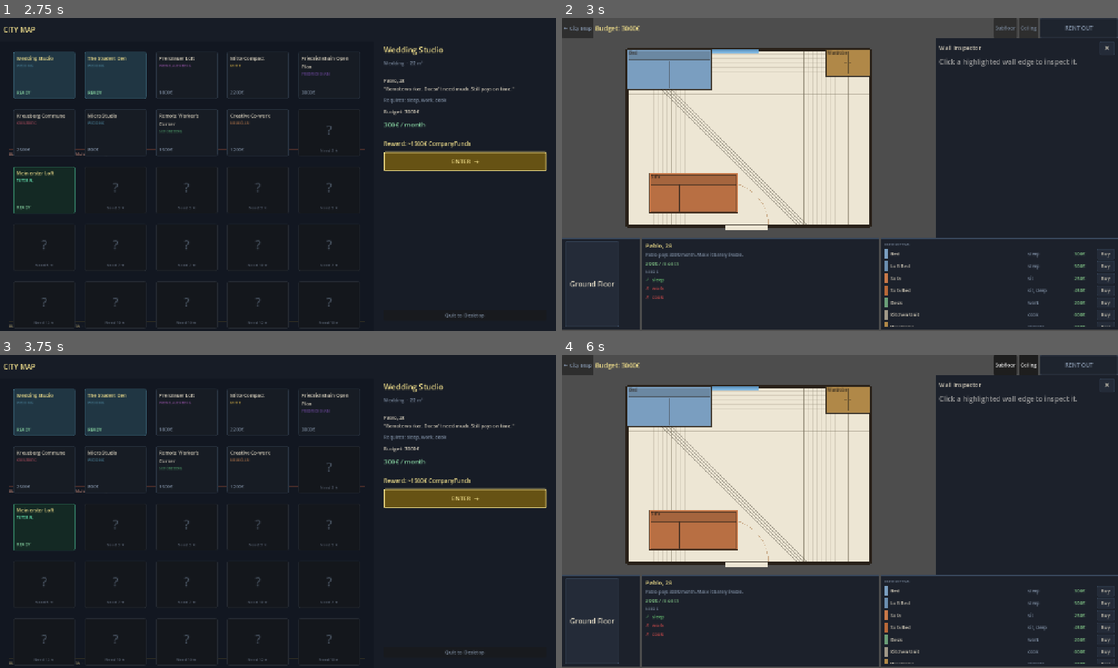
Above: before the commit, frames 1-4 (two rows, left to right).
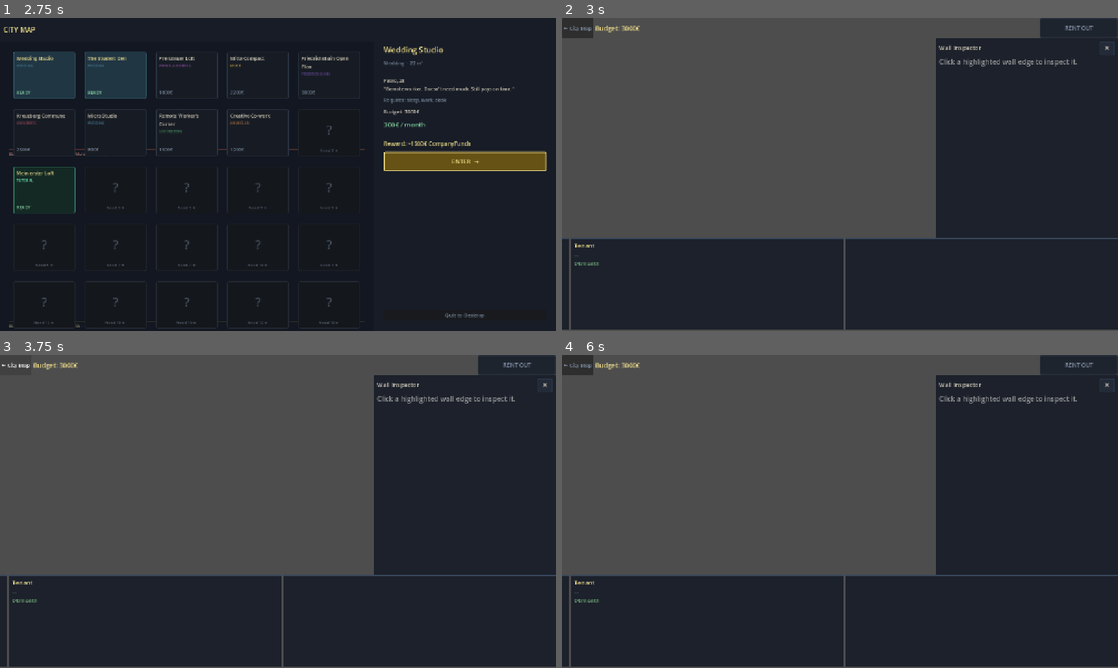
Above: after the commit, the same moments.

Repository: Bobovino/MakeItFit
Game: Godot game, scene res://scenes/CityMap.tscn
Same seed, same stepped clock (60 frames per second), same inputs: the game is played once before the commit and once after it.
Inputs (mouse positions are in pixels of both pictures, inside the frame that each line leads up to):
- Up to frame 1 (2.75 s): click "★ Replay" at 0.5 s; click "★ Replay" at 1.25 s; click "★ Replay" at 2 s
- Up to frame 2 (3 s): click "ENTER →" at 2.75 s
- Up to frame 3 (3.75 s): click "← City Map" at 3.5 s
- Up to frame 4 (6 s): click (1029, 498) at 4.25 s, where only the run before the commit has a clickable "ENTER →"; click (1006, 364) at 5 s, where only the run before the commit has a clickable "Subfloor"; click (1029, 364) at 5.75 s, where only the run before the commit has a clickable "Ceiling"

Frame 1 is identical in both runs. In frame 2, 28% of the frame differs, in the area x 0-100%, y 0-100%; in frame 3, 52%; in frame 4, 28%.
Error after the commit: Invalid access to property or key 'testing_from_editor' on a base object of type 'Node (GameState.gd)'. (res://scripts/Main.gd:99)

Commit message:
Remove Subfloor/Ceiling buttons; floor tabs stacked and text-sized
- Main.gd: remove Subfloor and Ceiling toggle button creation, visibility
  update, and their handler functions
- Minimap.gd: floor tab buttons now font_size 10, shrink to text width
- Main.tscn: Minimap inner container changed from HBox to VBox so tabs
  stack vertically; removed fixed 180px min-width on the panel

Co-Authored-By: Claude Sonnet 4.6 <noreply@anthropic.com>

Diff:
--- a/scenes/Main.tscn
+++ b/scenes/Main.tscn
@@ -89,11 +89,10 @@
 offset_bottom = 718.0
 
 [node name="Minimap" type="PanelContainer" parent="UI/BottomBar"]
-custom_minimum_size = Vector2(180, 0)
 size_flags_vertical = 3
 script = ExtResource("3")
 
-[node name="HBox" type="HBoxContainer" parent="UI/BottomBar/Minimap"]
+[node name="HBox" type="VBoxContainer" parent="UI/BottomBar/Minimap"]
 offset_left = 4.0
 offset_top = 4.0
 offset_right = 172.0
--- a/scripts/Main.gd
+++ b/scripts/Main.gd
@@ -29,6 +29,7 @@
 var _last_paint_tile:   Vector2i   = Vector2i(-1, -1)
 var _paint_panel:       Control    = null
 var _paint_status_lbl:  Label      = null
+var _floor_tile_bounds: Dictionary = {}  # floor_id -> Rect2i of painted tile content
 
 
 func _ready() -> void:
@@ -83,7 +84,7 @@
 	rent_btn.add_theme_color_override("font_disabled_color", GameTheme.C_MUTED)
 	rent_btn.add_theme_font_size_override("font_size", 13)
 
-	# Back button — return to City Map without completing the level
+	# Back button — _go_back() checks GameState.testing_from_editor at press time
 	var top := $UI/TopBar as HBoxContainer
 	if not top.has_node("BackMapBtn"):
 		var back_btn := Button.new()
@@ -91,24 +92,11 @@
 		back_btn.text = "← City Map"
 		back_btn.add_theme_font_size_override("font_size", 12)
 		back_btn.add_theme_color_override("font_color", GameTheme.C_MUTED)
-		back_btn.pressed.connect(func():
-			get_tree().change_scene_to_file("res://scenes/CityMap.tscn"))
+		back_btn.pressed.connect(_go_back)
 		top.add_child(back_btn)
 		top.move_child(back_btn, 0)
-
-	# Layer toggle buttons (guard against hot-reload duplication)
-	for spec in [["SubfloorBtn", "Subfloor", "_on_subfloor_toggled"],
-				 ["CeilingBtn",  "Ceiling",   "_on_ceiling_toggled"]]:
-		if not top.has_node(spec[0]):
-			var lb := Button.new()
-			lb.name        = spec[0]
-			lb.text        = spec[1]
-			lb.toggle_mode = true
-			lb.add_theme_font_size_override("font_size", 11)
-			lb.add_theme_color_override("font_color", GameTheme.C_MUTED)
-			lb.toggled.connect(Callable(self, spec[2]))
-			top.add_child(lb)
-			top.move_child(lb, top.get_child_count() - 2)
+	var _bbtn := top.get_node("BackMapBtn") as Button
+	_bbtn.text = "← Editor" if GameState.testing_from_editor else "← City Map"
 
 	# Test mode button — only visible if level has foldable furniture
 	if not top.has_node("TestBtn"):
@@ -125,6 +113,15 @@
 		top.get_node("TestBtn").visible = false  # updated after level load
 
 
+func _go_back() -> void:
+	if GameState.testing_from_editor:
+		GameState.testing_from_editor = false
+		GameState.resume_editor       = true
+		get_tree().change_scene_to_file("res://scenes/LevelEditor.tscn")
+	else:
+		get_tree().change_scene_to_file("res://scenes/CityMap.tscn")
+
+
 func _load_level(level_id: String) -> void:
 	_current_level_id  = level_id
 	gm.load_level(level_id)
@@ -142,12 +139,18 @@
 	_floors.clear()
 
 	var level: Dictionary = gm.current_level
-	var floors_data: Array = level["apartment"]["floors"]
+	var apt_data: Dictionary = level["apartment"] as Dictionary
+	var floors_data: Array = apt_data["floors"]
+	var apt_gw: int = apt_data.get("grid_w", 40) as int
+	var apt_gh: int = apt_data.get("grid_h", 30) as int
 
 	for fd in floors_data:
 		var apt_floor: Floor = load("res://scenes/Wall.tscn").instantiate() as Floor
 		apt_floor.name = fd["id"]
 		room.add_child(apt_floor)
+		# grid_w/h live at apartment level now — inject before setup
+		(fd as Dictionary)["grid_w"] = apt_gw
+		(fd as Dictionary)["grid_h"] = apt_gh
 		apt_floor.setup(fd)
 		apt_floor.furniture_changed.connect(_on_furniture_changed)
 		apt_floor.wall_edge_clicked.connect(_on_wall_edge_clicked.bind(apt_floor))
@@ -157,17 +160,68 @@
 		for sf in fd.get("starting_furniture", []):
 			_spawn_furniture(sf["id"], apt_floor, sf["x"], sf["y"])
 
-	minimap.setup(floors_data)
+	# Top-level starting_furniture (from level editor) → place on first floor
+	var first_floor_node: Floor = null
+	if not _floors.is_empty():
+		first_floor_node = _floors[floors_data[0]["id"]] as Floor
+	if first_floor_node and not gm.starting_furniture.is_empty():
+		for sf in gm.starting_furniture:
+			_spawn_furniture((sf as Dictionary)["id"] as String,
+				first_floor_node,
+				(sf as Dictionary)["x"] as int,
+				(sf as Dictionary)["y"] as int)
+
+	# Compute bounding box of painted tiles per floor for focused camera fit
+	_floor_tile_bounds.clear()
+	for _bfd in floors_data:
+		var _bfd_d := _bfd as Dictionary
+		var _bfid  := _bfd_d["id"] as String
+		var _btype := _bfd_d.get("type", "floor") as String
+		var _btiles: Array = []
+		match _btype:
+			"loft":
+				var _bpid := _bfd_d.get("parent_id", "") as String
+				for _bpfd in floors_data:
+					if (_bpfd as Dictionary)["id"] == _bpid:
+						_btiles = (_bpfd as Dictionary).get("mezzanine_tiles", []) as Array; break
+			"floor_sub", "ceiling":
+				var _bpid := _bfd_d.get("parent_id", "") as String
+				for _bpfd in floors_data:
+					if (_bpfd as Dictionary)["id"] == _bpid:
+						_btiles = (_bpfd as Dictionary).get("floor_tiles", []) as Array; break
+			_:
+				_btiles = _bfd_d.get("floor_tiles", []) as Array
+		if _btiles.is_empty():
+			continue
+		var _bx0 := 999999; var _by0 := 999999
+		var _bx1 := -999999; var _by1 := -999999
+		for _bt in _btiles:
+			var _btx := (_bt as Array)[0] as int; var _bty := (_bt as Array)[1] as int
+			_bx0 = min(_bx0, _btx); _by0 = min(_by0, _bty)
+			_bx1 = max(_bx1, _btx); _by1 = max(_by1, _bty)
+		_floor_tile_bounds[_bfid] = Rect2i(_bx0, _by0, _bx1 - _bx0 + 1, _by1 - _by0 + 1)
+
+	var hidden_floors: Array = level["apartment"].get("hidden_floors", []) as Array
+	minimap.setup(floors_data, hidden_floors)
 	tenant_card.setup(level["tenant"])
 	tenant_card.setup_moments(gm.moments)
 	inventory.setup(gm)
-	inventory.populate(
-		gm.furniture_data["furniture"].filter(func(f): return f.get("placement", "floor") == "floor")
-	)
+	var shop_list: Array = gm.furniture_data["furniture"].filter(
+		func(f): return f.get("placement", "floor") == "floor")
+	if not gm.allowed_furniture.is_empty():
+		shop_list = shop_list.filter(func(f): return (f["id"] as String) in gm.allowed_furniture)
+	inventory.populate(shop_list)
+	if not gm.starting_inventory.is_empty():
+		inventory.populate_owned(gm.starting_inventory, gm.furniture_data["furniture"])
 	budget_label.text = "Budget: %d€" % gm.budget
 	wall_inspector.setup(gm.furniture_data["furniture"])
 
-	_switch_floor(floors_data[0]["id"])
+	# Start on the first visible floor (skip hidden ones)
+	var first_visible_id := floors_data[0]["id"] as String
+	for _fd in floors_data:
+		if not ((_fd as Dictionary)["id"] as String in hidden_floors):
+			first_visible_id = (_fd as Dictionary)["id"] as String; break
+	_switch_floor(first_visible_id)
 	_update_floor_locks()
 	_refresh_functions()
 	_update_accessibility()
@@ -281,6 +335,7 @@
 		at = apt_floor.find_free_spot(f.grid_w, f.grid_h)
 	apt_floor.place_furniture(f, at)
 	f.sell_requested.connect(_on_sell_pressed.bind(apt_floor))
+	f.fold_toggled.connect(_refresh_functions)
 	return f
 
 
@@ -296,23 +351,35 @@
 
 
 func _fit_floor(apt_floor: Floor) -> void:
-	const H_PAD := 24.0
-	const V_PAD := 16.0
+	const H_PAD  := 32.0
+	const V_PAD  := 24.0
 	const LEFT_W := 860.0
+	const PAD_T  := 3     # tile padding around apartment content
 
 	var avail_w := LEFT_W - H_PAD * 2
 	var avail_h := (BOT_Y - TOP_Y) - V_PAD * 2
 
-	var fw := apt_floor.grid_w * float(TILE_SIZE)
-	var fh := apt_floor.grid_h * float(TILE_SIZE)
+	var fw: float; var fh: float
+	var off_x := 0.0;   var off_y := 0.0
+
+	var fid := apt_floor.name as String
+	if _floor_tile_bounds.has(fid):
+		var bounds := _floor_tile_bounds[fid] as Rect2i
+		fw    = float((bounds.size.x + PAD_T * 2) * TILE_SIZE)
+		fh    = float((bounds.size.y + PAD_T * 2) * TILE_SIZE)
+		off_x = float((bounds.position.x - PAD_T) * TILE_SIZE)
+		off_y = float((bounds.position.y - PAD_T) * TILE_SIZE)
+	else:
+		fw = apt_floor.grid_w * float(TILE_SIZE)
+		fh = apt_floor.grid_h * float(TILE_SIZE)
 
 	var s := minf(avail_w * FIT_PCT / fw, avail_h * FIT_PCT / fh)
-	s = minf(s, 3.0)   # prevent over-zoom on tiny apartments
+	s = minf(s, 5.0)  # prevent over-zoom on tiny apartments
 
 	room.scale    = Vector2(s, s)
 	room.position = Vector2(
-		H_PAD + (avail_w - fw * s) * 0.5,
-		TOP_Y + V_PAD + (avail_h - fh * s) * 0.5
+		H_PAD + (avail_w - fw * s) * 0.5 - off_x * s,
+		TOP_Y + V_PAD + (avail_h - fh * s) * 0.5 - off_y * s
 	)
 
 
@@ -425,21 +492,6 @@
 	)
 
 
-func _on_subfloor_toggled(pressed: bool) -> void:
-	_set_all_floor_layers("show_subfloor", pressed)
-
-
-func _on_ceiling_toggled(pressed: bool) -> void:
-	_set_all_floor_layers("show_ceiling", pressed)
-
-
-func _set_all_floor_layers(prop: String, val: bool) -> void:
-	for fid in _floors:
-		var fl := _floors[fid] as Floor
-		var gd := fl.get_node_or_null("GridDraw") as GridDraw
-		if gd:
-			gd.set(prop, val)
-			gd.queue_redraw()
 
 
 func _on_test_toggled(pressed: bool) -> void:
@@ -449,8 +501,13 @@
 		for f in fl.get_all_furniture():
 			var fur := f as Furniture
 			if fur.foldable:
+				# Fold all pieces back when exiting test mode
+				if not pressed and fur.is_extended:
+					fur.toggle_fold()
 				fur.set_extended_conflict(fl.check_extended_conflict(fur))
 			fur.queue_redraw()
+	if not pressed:
+		_refresh_functions()
 
 
 func _has_foldable_furniture() -> bool:
--- a/scripts/Minimap.gd
+++ b/scripts/Minimap.gd
@@ -7,7 +7,7 @@
 var _labels:  Dictionary = {}   # floor_id -> base label text
 
 
-func setup(floors: Array) -> void:
+func setup(floors: Array, hidden_ids: Array = []) -> void:
 	var container: HBoxContainer = $HBox
 	for child in container.get_children():
 		child.queue_free()
@@ -15,18 +15,26 @@
 	_labels.clear()
 
 	for fd in floors:
+		var fid := fd["id"] as String
+		if fid in hidden_ids:
+			continue   # designer marked this layer as invisible to player
+
 		var btn := Button.new()
 		btn.text = fd["label"] as String
-		btn.custom_minimum_size = Vector2(90, 40)
-		btn.pressed.connect(_on_floor_pressed.bind(fd["id"] as String))
+		btn.add_theme_font_size_override("font_size", 10)
+		btn.size_flags_horizontal = Control.SIZE_SHRINK_BEGIN
+		btn.pressed.connect(_on_floor_pressed.bind(fid))
 		container.add_child(btn)
-		_buttons[fd["id"]] = btn
-		_labels[fd["id"]] = fd["label"] as String
+		_buttons[fid] = btn
+		_labels[fid] = fd["label"] as String
 
 		# Floors with an unlock condition start locked
 		if fd.get("unlocked_by", "") != "":
 			btn.disabled = true
 			btn.text = btn.text + " (locked)"
+
+	# Hide the whole switcher when there's only one visible floor
+	visible = _buttons.size() > 1
 
 
 func highlight(floor_id: String) -> void:
